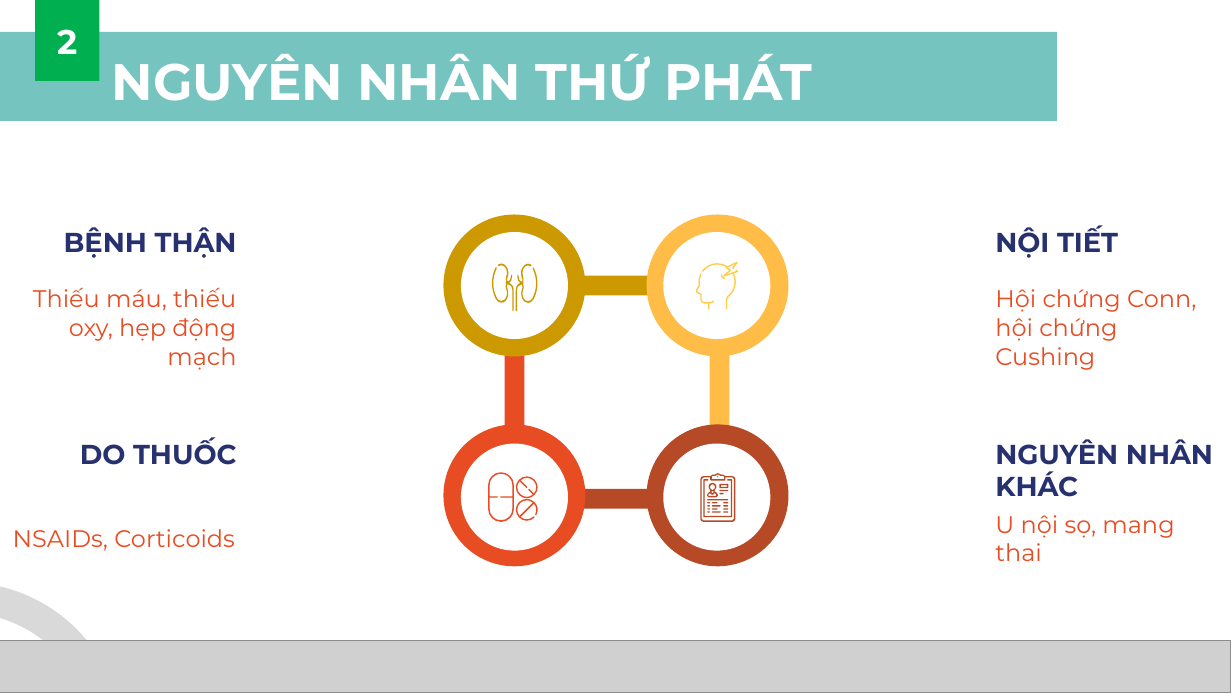
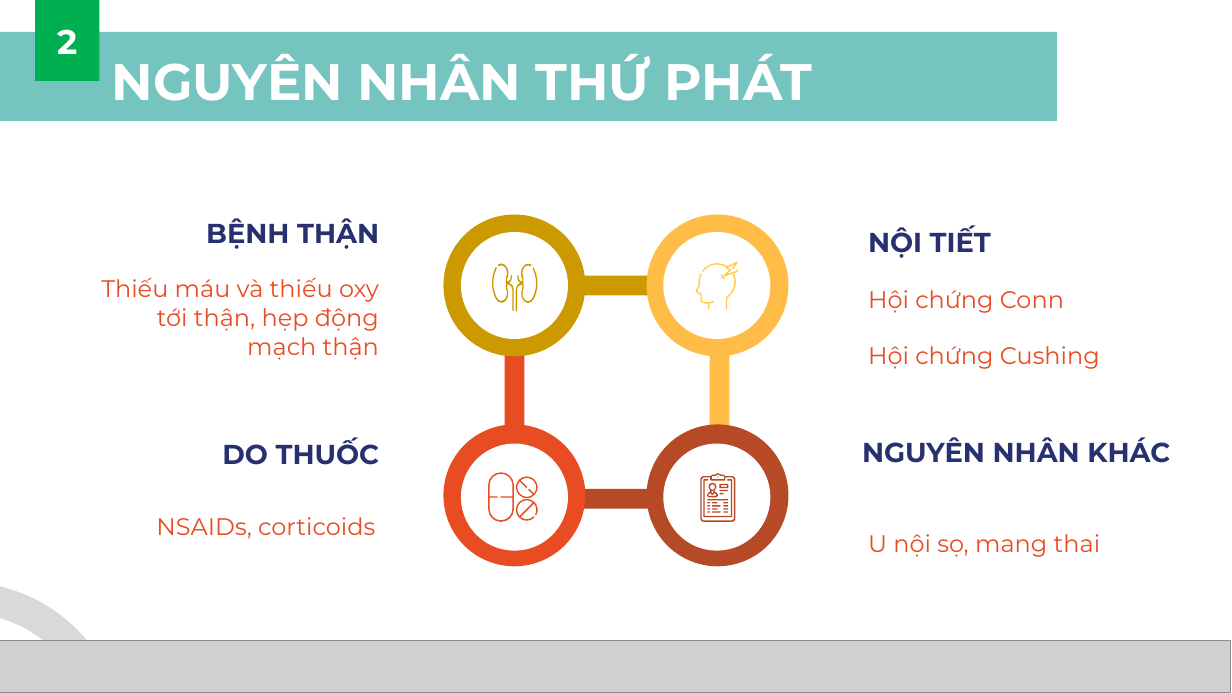
Before and after one commit to MedPocket/HPMUDocs-2021, a slide deck: slide 13 of Nghien-cuu-khoa-hoc/Nhom-4_K39C_Thuyet-trinh-NCKH.pptx (slide 12 before the commit). Drawn at 1232x693 pixels with LibreOffice and Linux fonts; fonts in the diff are those of the drawing; grey boxes stand for pictures; background and template pictures are left out. Boxes give left, top, right and bottom in pixels: in the first picture for what was removed or moved away, otherwise in the second. Text is boxed around its words. In the diff, an @@ line names an element or a change of style, - is before the commit and + after.

```diff
--- a/Nghien-cuu-khoa-hoc/Nhom-4_K39C_Thuyet-trinh-NCKH.pptx
+++ b/Nghien-cuu-khoa-hoc/Nhom-4_K39C_Thuyet-trinh-NCKH.pptx
@@ subtitle "BỆNH THẬN": place and size @@
-subtitle "BỆNH THẬN" at box(64, 227, 237, 258)
+subtitle "BỆNH THẬN" at box(206, 218, 379, 249)
@@ subtitle "NỘI TIẾT": place and size @@
-subtitle "NỘI TIẾT" at box(995, 225, 1118, 258)
+subtitle "NỘI TIẾT" at box(868, 225, 991, 258)
@@ subtitle at box(101, 278, 379, 360): text changed @@
-Thiếu máu, thiếu oxy, hẹp động mạch
+Thiếu máu và thiếu oxy tới thận, hẹp động mạch thận
@@ subtitle at box(868, 290, 1100, 369): text changed @@
-Hội chứng Conn, hội chứng Cushing
+Hội chứng Conn
+Hội chứng Cushing
@@ subtitle "DO THUỐC": place and size @@
-subtitle "DO THUỐC" at box(80, 437, 237, 465)
+subtitle "DO THUỐC" at box(222, 437, 380, 465)
@@ subtitle "NGUYÊN NHÂN KHÁC" rewrapped from box(995, 439, 1213, 497) to box(862, 437, 1170, 463) @@
@@ subtitle "U nội sọ, mang thai" rewrapped from box(995, 515, 1174, 561) to box(868, 534, 1101, 557) @@
@@ subtitle at box(156, 517, 375, 539): text changed @@
-NSAIDs, Corticoids
+NSAIDs, corticoids
```
Also in this commit, not shown: 22 other slides changed, 4 slides added, 3 slides removed.
